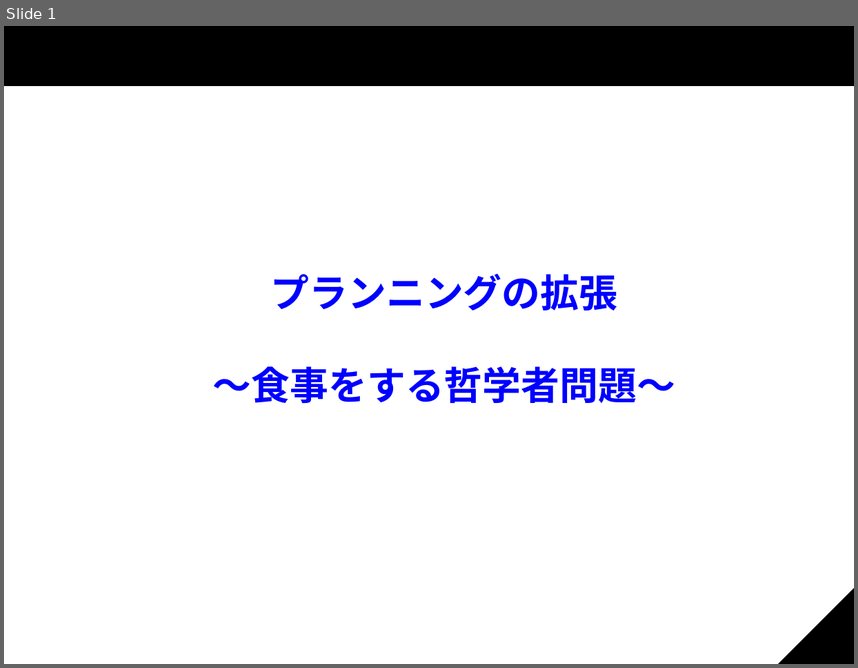
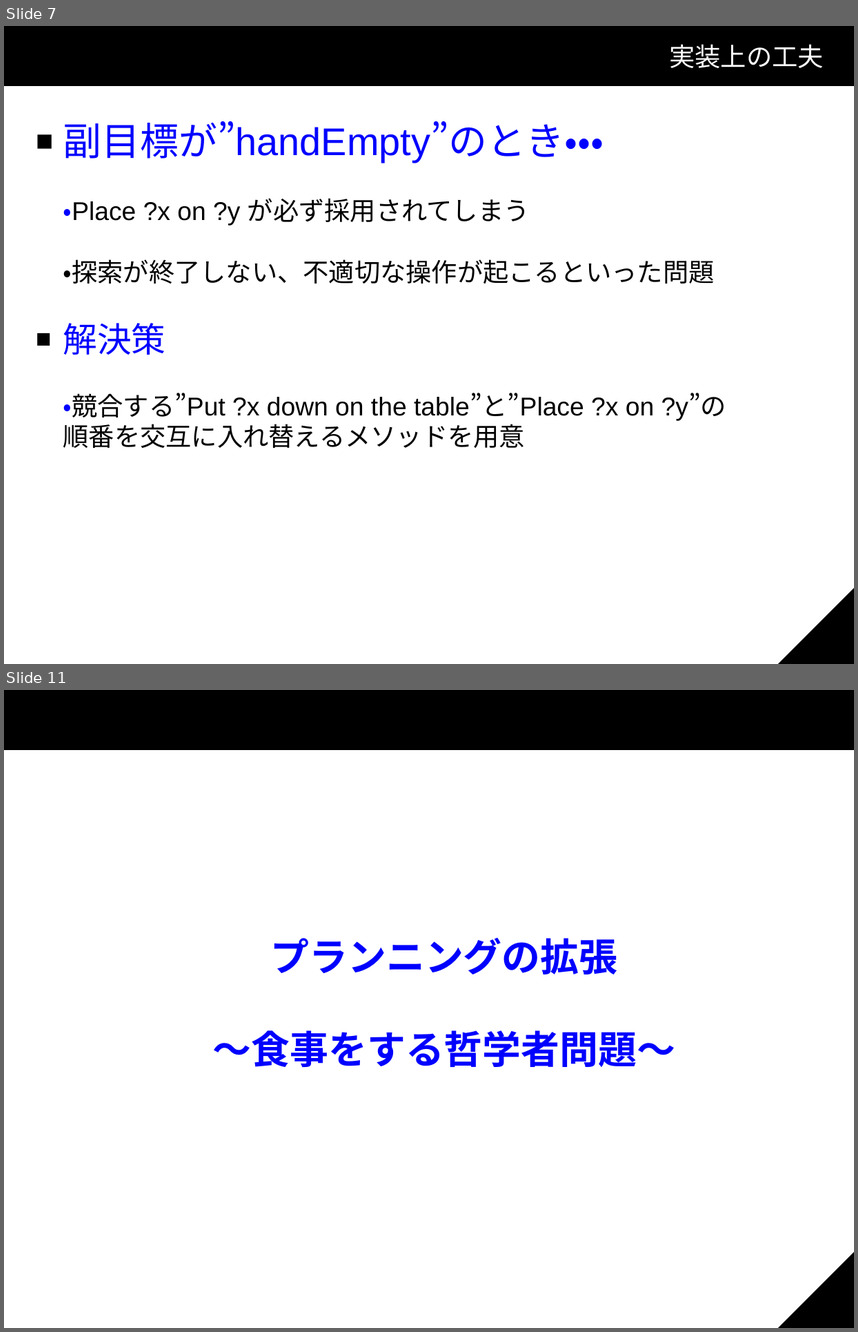
Before and after one commit to KP-3/Shota, a slide deck: スライド.odp. Shown one above the other, each under a label of ours: slide 1 before the commit, slides 7 and 11 after it; the slides between them are not shown. The pictures are 858x668 and 858x1332 pixels, drawn with LibreOffice and Linux fonts; fonts in the diff are those of the drawing; background and template pictures are left out. Boxes give left, top, right and bottom in pixels: in the first picture for what was removed or moved away, otherwise in the second. Text is boxed around its words. In the diff, an @@ line names an element or a change of style, - is before the commit and + after.

```diff
--- a/スライド.odp
+++ b/スライド.odp
@@ slide 7 added at <box>4,26,854,664</box>, background #FFFFFF; not listed: 3 template elements that a slide beside it also shows @@
@@ title added at <box>669,44,824,68</box>, 24 pt, text #FFFFFF @@
+実装上の工夫
@@ text added at <box>63,121,726,448</box>, 24 pt, text #000000 @@
+■ 副目標が”handEmpty”のとき・・・
+・Place ?x on ?y が必ず採用されてしまう
+・探索が終了しない、不適切な操作が起こるといった問題
+■ 解決策
+・競合する”Put ?x down on the table”と”Place ?x on ?y”の
+順番を交互に入れ替えるメソッドを用意
@@ what was slide 1 is now slide 11 @@
```
Also in this commit, not shown: 9 slides changed, 10 other slides added.
